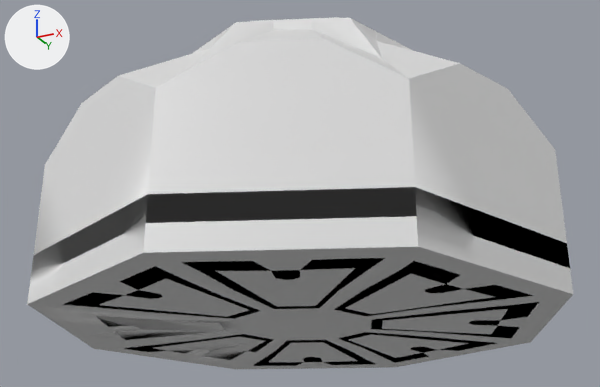
A saved change to the FBX model Assets/Art Assets/Environments/Boss/Prefabs/bossroom.fbx.
Camera for both pictures: a 50 mm lens placed at (4.04, -8.12, -2.6), pointed at (-0.05, 0.04, 1.08). Lighting does not change. The marker at upper left points along +X, +Y and +Z. Where no turn or scale is listed for an object, it has been applied to the vertices.

Objects in the first picture: 'boss_room'.
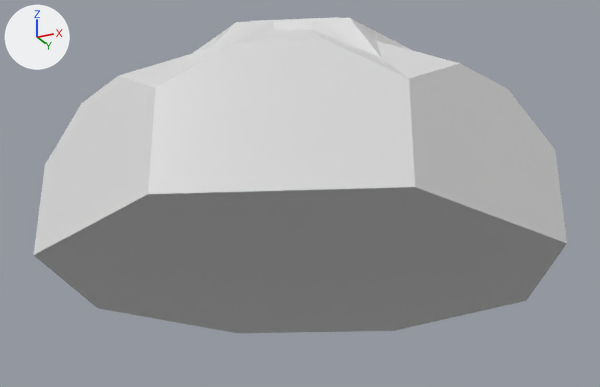
Commit message: replaced boss room flooring

What differs and where, as boxes [x1, y1, x2, y2] in the pictures (600 x 387 px):
'boss_room', reshaped (10% shorter)
    before: [27, 17, 573, 369]
    after: [34, 17, 567, 333]
part 1 of me_cylinder_001, deleted
    before: [27, 187, 573, 369]

The change, as a diff of the scene's bpy script:
```diff
--- a/Assets/Art Assets/Environments/Boss/Prefabs/bossroom.fbx.py
+++ b/Assets/Art Assets/Environments/Boss/Prefabs/bossroom.fbx.py
@@ me_cylinder_001 @@
 # used by ob_boss_room; location = (0.0, 0.0, 0.0)
-me_cylinder_001.from_pydata(...)  # 1147 vertices, 1109 faces; spans x -2.89..2.91, y -2.91..2.89, z -0.53..3.04
+me_cylinder_001.from_pydata(...)  # 835 vertices, 764 faces; spans x -2.89..2.91, y -2.91..2.89, z 0.0..3.04
+# me_cylinder_001 part 1: 312 vertices removed from x -2.89..2.91, y -2.91..2.89, z -0.53..0.0
 me_cylinder_001.materials.append(mat_window_ceiling)
@@ me_cylinder_001 @@
 me_cylinder_001.materials.append(mat_floor_2)
-me_cylinder_001.materials.append(mat_hole)  # white #e7e7e7
 me_cylinder_001.materials.append(mat_pillars_2)
```
